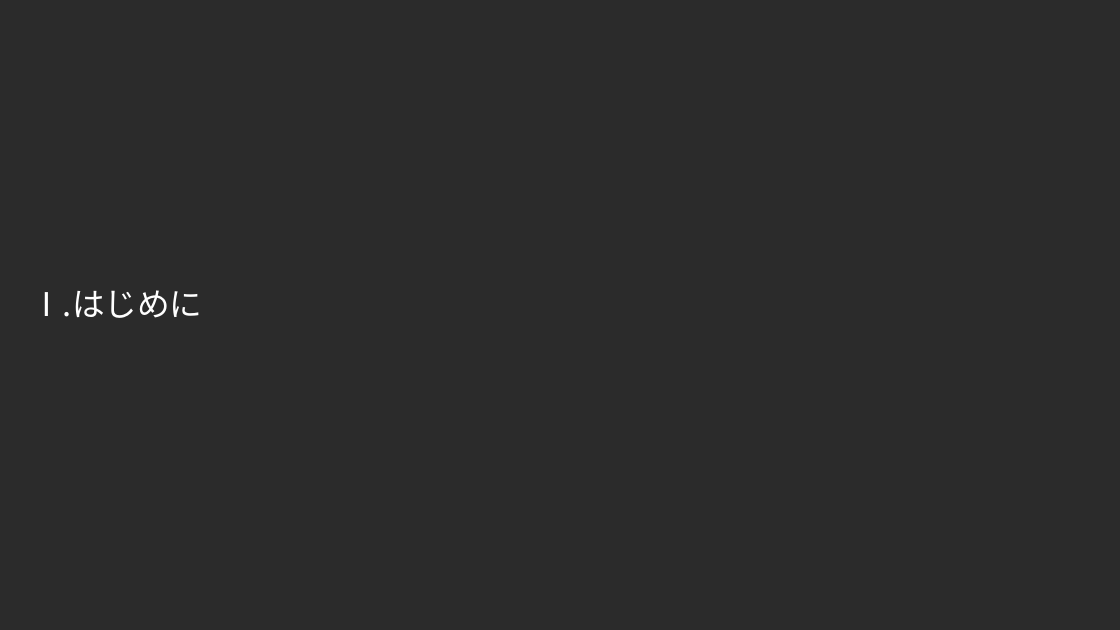
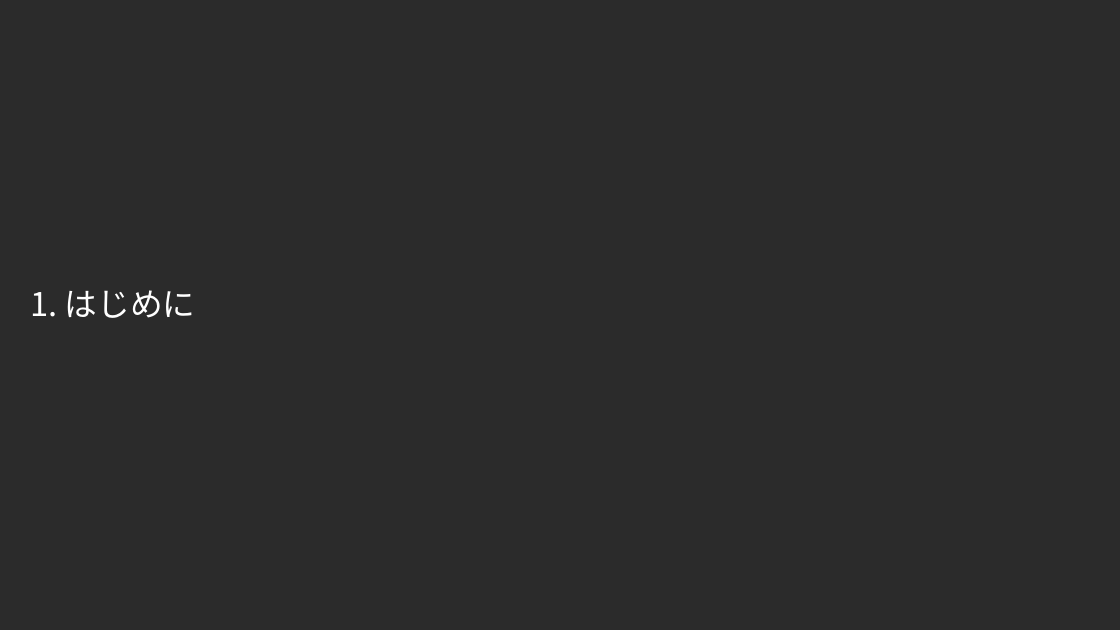
Before and after one commit to exastro-suite/SettingSamples-VMware, a slide deck: slide 3 of docs/setting-samples-vmware-install_ja.pptx. Drawn at 1120x630 pixels with LibreOffice and Linux fonts; fonts in the diff are those of the drawing; background and template pictures are left out; a plain dark background stands for a picture behind light text. Boxes give left, top, right and bottom in pixels: in the first picture for what was removed or moved away, otherwise in the second. Text is boxed around its words. In the diff, an @@ line names an element or a change of style, - is before the commit and + after.

```diff
--- a/docs/setting-samples-vmware-install_ja.pptx
+++ b/docs/setting-samples-vmware-install_ja.pptx
@@ title at (30, 290, 196, 318): text changed @@
-Ⅰ.はじめに
+1. はじめに
```
Also in this commit, not shown: 14 other slides changed, 28 slides added, 17 slides removed, 3 other files.
